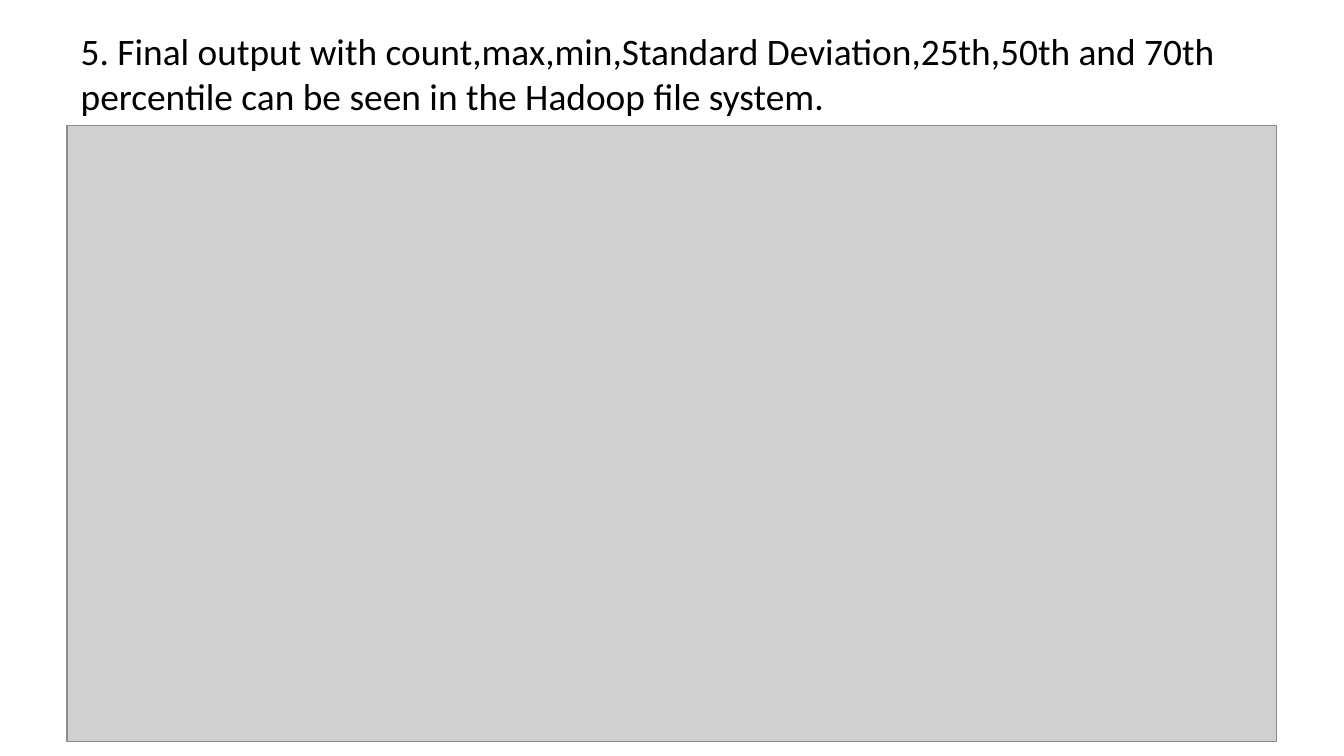
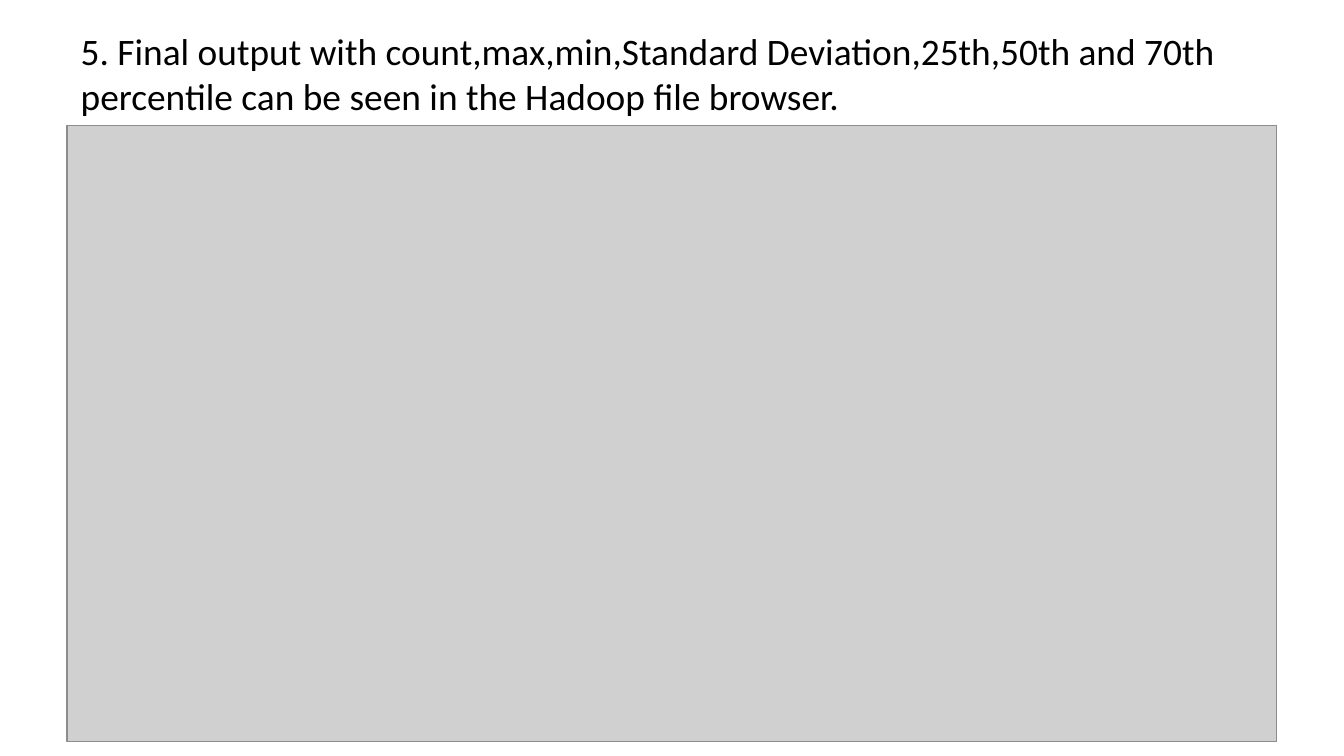
Before and after one commit to pradyumnad/stats, a slide deck: slide 10 of Fun Stats.pptx. Drawn at 1344x756 pixels with LibreOffice and Linux fonts; fonts in the diff are those of the drawing; grey boxes stand for pictures. Boxes give left, top, right and bottom in pixels: in the first picture for what was removed or moved away, otherwise in the second. Text is boxed around its words. In the diff, an @@ line names an element or a change of style, - is before the commit and + after.

Commit message:
ReadMe added and Ppt Updated.

```diff
--- a/Fun Stats.pptx
+++ b/Fun Stats.pptx
@@ title at box(81, 39, 1214, 116): text changed @@
-5. Final output with count,max,min,Standard Deviation,25th,50th and 70th percentile can be seen in the Hadoop file system.
+5. Final output with count,max,min,Standard Deviation,25th,50th and 70th percentile can be seen in the Hadoop file browser.
```
Also in this commit, not shown: 1 other file.
